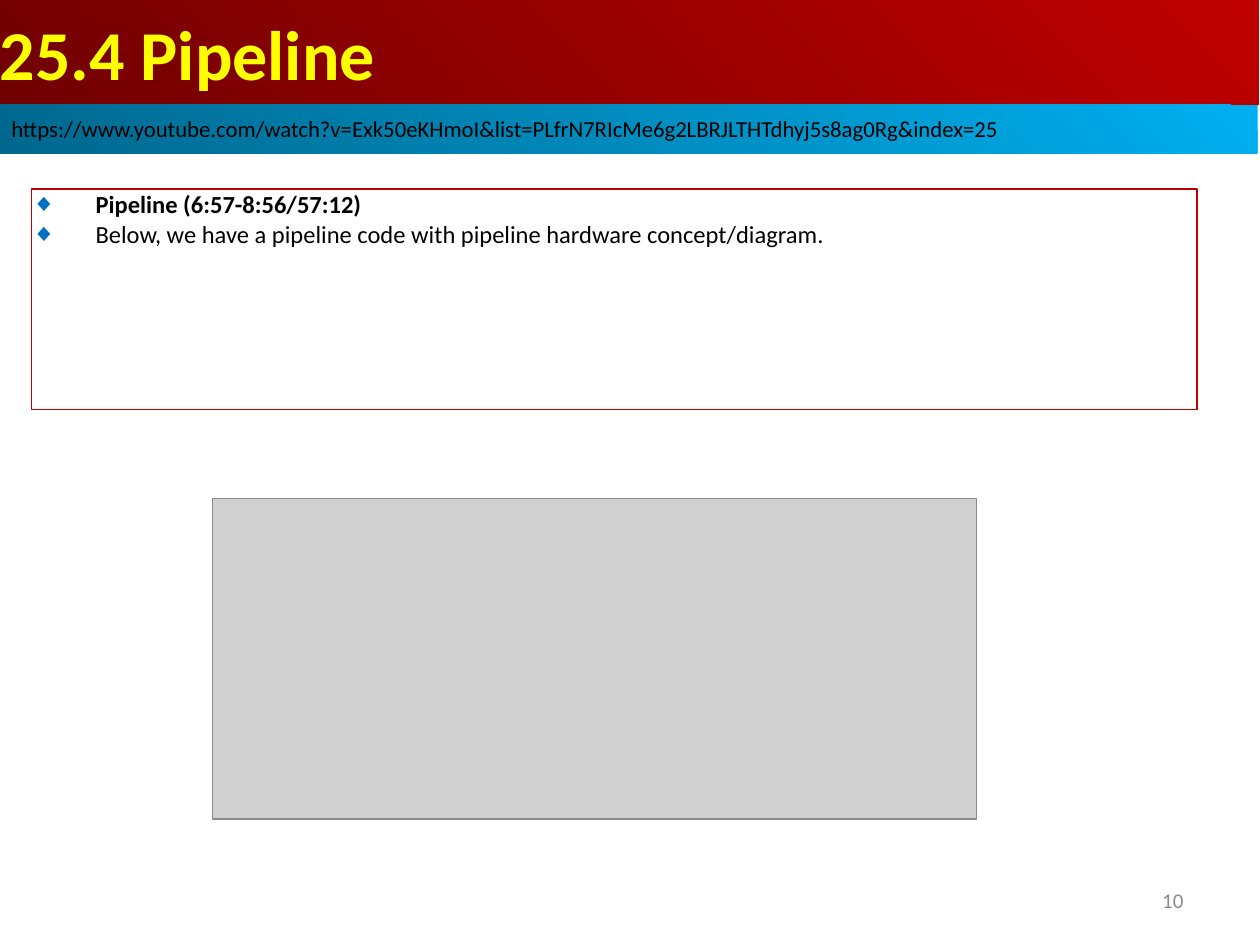
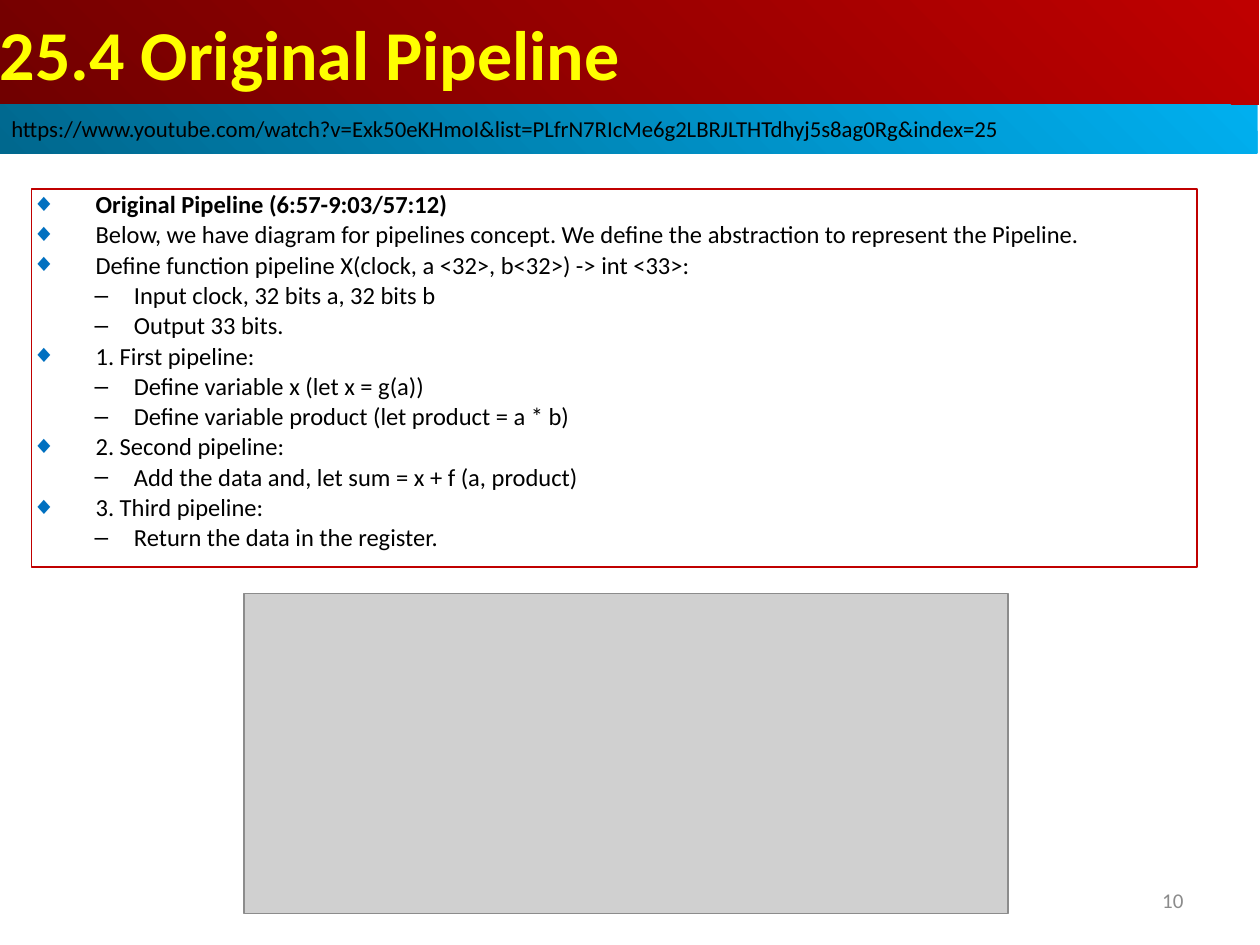
Before and after one commit to peterhchen/AIU_CS800_Chisel, a slide deck: slide 10 of 500_UCSC_HWD/025_Spade_HDL/000_Video/025.Spade_HDL.ppt. Drawn at 1260x945 pixels with LibreOffice and Linux fonts; fonts in the diff are those of the drawing; grey boxes stand for pictures. Boxes give left, top, right and bottom in pixels: in the first picture for what was removed or moved away, otherwise in the second. Text is boxed around its words. In the diff, an @@ line names an element or a change of style, - is before the commit and + after.

```diff
--- a/500_UCSC_HWD/025_Spade_HDL/000_Video/025.Spade_HDL.ppt
+++ b/500_UCSC_HWD/025_Spade_HDL/000_Video/025.Spade_HDL.ppt
@@ text in rectangle at (0, 31, 619, 92): text changed @@
-25.4 Pipeline
+25.4 Original Pipeline
@@ rectangle removed at (32, 189, 1197, 410) @@
-◆ Pipeline (6:57-8:56/57:12)
-◆ Below, we have a pipeline code with pipeline hardware concept/diagram.
@@ rectangle added at (32, 189, 1197, 567), outline #C00000 0.74 pt, 14 pt, text #000000 @@
+◆ Original Pipeline (6:57-9:03/57:12)
+◆ Below, we have diagram for pipelines concept. We define the abstraction to represent the Pipeline.
+◆ Define function pipeline X(clock, a <32>, b<32>) -> int <33>:
+  – Input clock, 32 bits a, 32 bits b
+  – Output 33 bits.
+◆ 1. First pipeline:
+  – Define variable x (let x = g(a))
+  – Define variable product (let product = a * b)
+◆ 2. Second pipeline:
+  – Add the data and, let sum = x + f (a, product)
+◆ 3. Third pipeline:
+  – Return the data in the register.
@@ picture: place and size @@
-picture at (213, 499, 976, 819)
+picture at (244, 593, 1008, 914)
```
Also in this commit, not shown: 1 other slide changed, 4 slides added.
